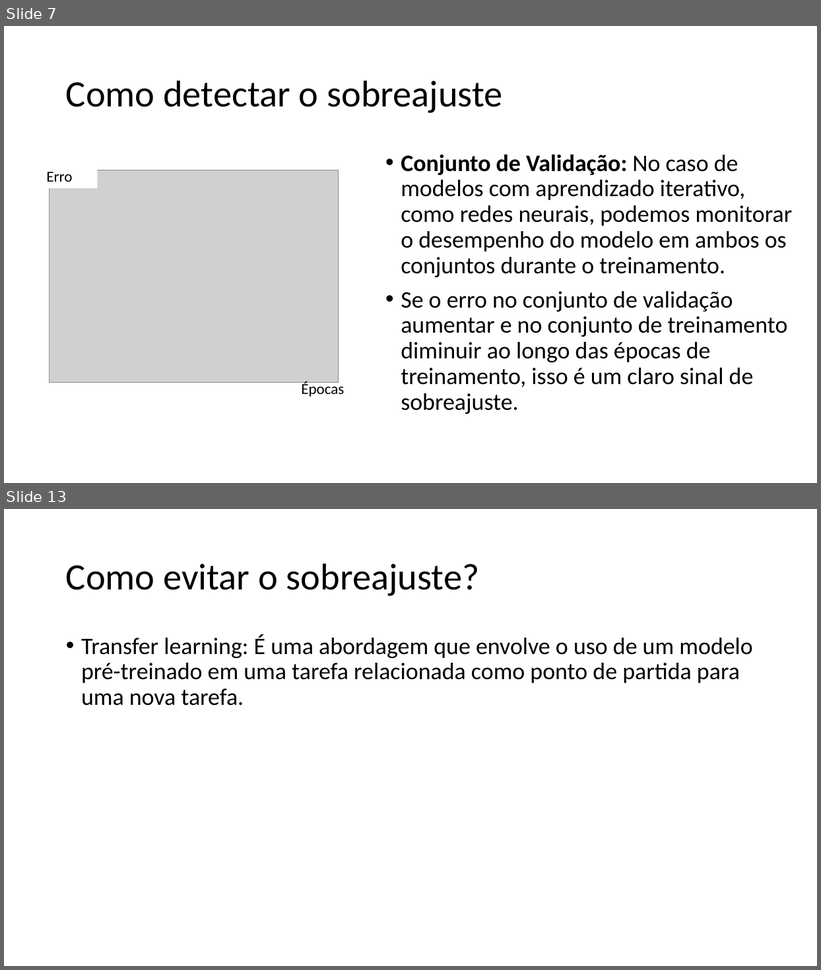
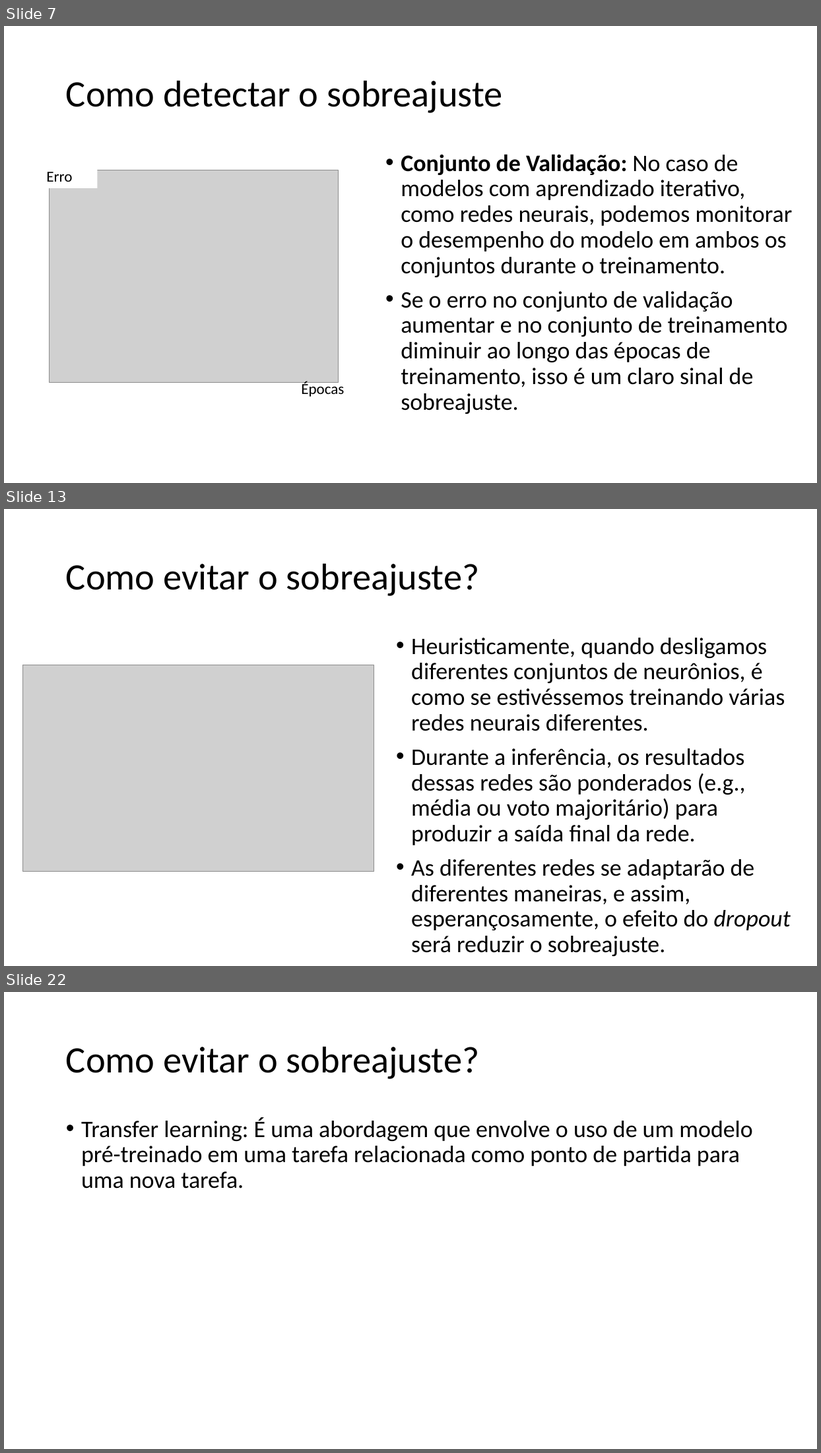
Before and after one commit to zz4fap/tp557-iot-ml, a slide deck: slides/TP557_13_Prevenindo_o_sobreajuste.pptx. Shown one above the other, each under a label of ours: slides 7 and 13 before the commit, slides 7, 13 and 22 after it; the slides between them are not shown. The pictures are 821x970 and 821x1453 pixels, drawn with LibreOffice and Linux fonts; fonts in the diff are those of the drawing; grey boxes stand for pictures. Boxes give left, top, right and bottom in pixels: in the first picture for what was removed or moved away, otherwise in the second. Text is boxed around its words. In the diff, an @@ line names an element or a change of style, - is before the commit and + after.

```diff
--- a/slides/TP557_13_Prevenindo_o_sobreajuste.pptx
+++ b/slides/TP557_13_Prevenindo_o_sobreajuste.pptx
@@ slide 13 added at box(4, 509, 817, 966), background #FFFFFF @@
@@ title added at box(66, 563, 480, 596), 44 pt, text #000000 @@
+Como evitar o sobreajuste?
@@ text added at box(411, 638, 791, 956), 28 pt, text #000000 @@
+• Heuristicamente, quando desligamos diferentes conjuntos de neurônios, é como se estivéssemos treinando várias redes neurais diferentes.
+• Durante a inferência, os resultados dessas redes são ponderados (e.g., média ou voto majoritário) para produzir a saída final da rede.
+• As diferentes redes se adaptarão de diferentes maneiras, e assim, esperançosamente, o efeito do dropout será reduzir o sobreajuste.
@@ picture added at box(23, 665, 374, 871) @@
@@ what was slide 13 is now slide 22 @@
```
Also in this commit, not shown: 5 slides changed, 8 other slides added, 6 other files.
